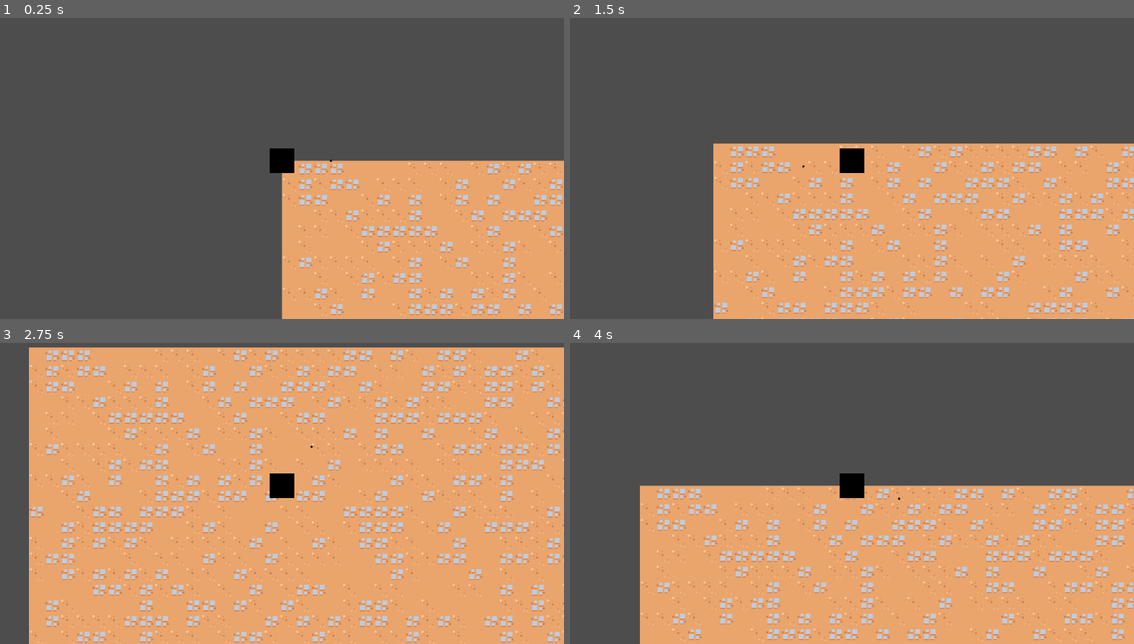
Above: before the commit, frames 1-4 (two rows, left to right).
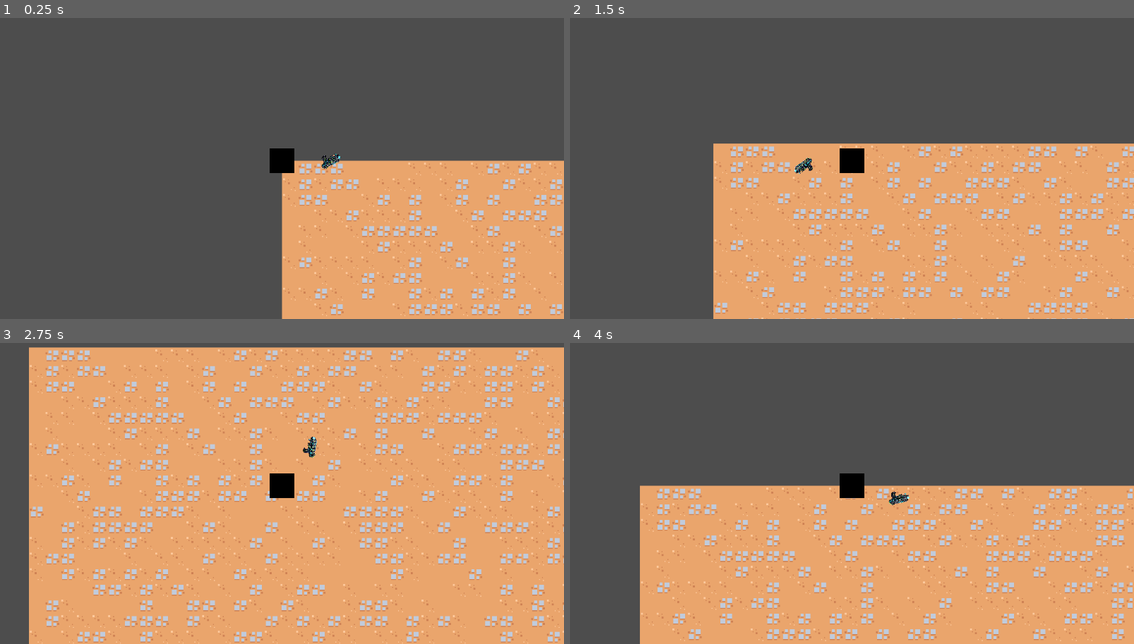
Above: after the commit, the same moments.

Repository: AineeJames/ToBeNamed
Game: Godot game, scene res://scenes/main_game/main_game.tscn
The game is run twice, just before and just after one commit, with the same random seed, the same clock (stepped at 60 frames per second) and the same inputs.
Inputs (mouse positions are in pixels of both pictures, inside the frame that each line leads up to):
- Up to frame 1 (0.25 s): no input
- Up to frame 2 (1.5 s): tap Enter at 0.5 s; move the mouse to (976, 144) at 0.52 s; hold D (move_right) 0.53-1.28 s; click (976, 144) at 0.67 s; move the mouse to (739, 177) at 1.27 s; hold S (move_down) from 1.28 s (still down)
- Up to frame 3 (2.75 s): move the mouse to (338, 415) at 2.02 s; release S (move_down) at 2.03 s; hold D (move_right) from 2.03 s (still down)
- Up to frame 4 (4 s): move the mouse to (823, 547) at 2.77 s; release D (move_right) at 2.78 s; hold W (move_up) 2.78-3.53 s; click (823, 547) at 2.92 s; move the mouse to (1021, 532) at 3.52 s; hold A (move_left) from 3.53 s (still down)

The runs differ from the first frame. In frame 1, 0.1% of the frame differs, in the area x 56-61%, y 45-51%; in frame 2, 0.1%, in the area x 39-44%, y 46-52%; in frame 3, 0.1%; in frame 4, 0.1%.

Commit message:
added first enemy that is spawned out of view

Diff:
--- /dev/null
+++ b/scenes/enemy/enemy.gd
@@ -0,0 +1,4 @@
+extends CharacterBody2D
+
+func _physics_process(delta):
+	pass
--- /dev/null
+++ b/scenes/enemy/enemy.tscn
@@ -0,0 +1,18 @@
+[gd_scene load_steps=4 format=3 uid="uid://bcleq7b1cwms"]
+
+[ext_resource type="Script" path="res://scenes/enemy/enemy.gd" id="1_0ehme"]
+[ext_resource type="Texture2D" uid="uid://d2ax0bpbwghbu" path="res://scenes/enemy/enemy1.png" id="2_uks33"]
+
+[sub_resource type="CircleShape2D" id="CircleShape2D_ajq2a"]
+
+[node name="Enemy" type="CharacterBody2D"]
+script = ExtResource("1_0ehme")
+
+[node name="Sprite2D" type="Sprite2D" parent="."]
+scale = Vector2(0.06, 0.06)
+texture = ExtResource("2_uks33")
+
+[node name="CollisionShape2D" type="CollisionShape2D" parent="."]
+shape = SubResource("CircleShape2D_ajq2a")
+
+[node name="NavigationAgent2D" type="NavigationAgent2D" parent="."]
--- a/scenes/guns/bullet.tscn
+++ b/scenes/guns/bullet.tscn
@@ -1,7 +1,7 @@
 [gd_scene load_steps=4 format=3 uid="uid://dnihf6ib5ynbn"]
 
 [ext_resource type="Script" path="res://scenes/guns/bullet.gd" id="1_ukdhy"]
-[ext_resource type="Texture2D" uid="uid://jrw2x4iog6o6" path="res://scenes/character/assets/images/basic_char.png" id="2_bfdnj"]
+[ext_resource type="Texture2D" uid="uid://df8rswamsp1da" path="res://scenes/guns/gun1/images/bullet1.png" id="2_l5x2u"]
 
 [sub_resource type="CircleShape2D" id="CircleShape2D_bxwco"]
 radius = 4.0
@@ -11,7 +11,7 @@
 
 [node name="BulletSprite" type="Sprite2D" parent="."]
 scale = Vector2(0.01, 0.01)
-texture = ExtResource("2_bfdnj")
+texture = ExtResource("2_l5x2u")
 
 [node name="BulletCollision" type="CollisionShape2D" parent="."]
 shape = SubResource("CircleShape2D_bxwco")
--- a/scenes/guns/gun.tscn
+++ b/scenes/guns/gun.tscn
@@ -1,11 +1,11 @@
 [gd_scene load_steps=3 format=3 uid="uid://ytl4lssm2ft7"]
 
 [ext_resource type="Script" path="res://scenes/guns/Gun.gd" id="1_nbacj"]
-[ext_resource type="Texture2D" uid="uid://jrw2x4iog6o6" path="res://scenes/character/assets/images/basic_char.png" id="2_2not5"]
+[ext_resource type="Texture2D" uid="uid://bc24t0f3k1dg6" path="res://scenes/character/assets/images/gun.png" id="2_6hwkd"]
 
 [node name="Node2D" type="Node2D"]
 script = ExtResource("1_nbacj")
 
 [node name="Gun" type="Sprite2D" parent="."]
 scale = Vector2(0.02, 0.02)
-texture = ExtResource("2_2not5")
+texture = ExtResource("2_6hwkd")
--- /dev/null
+++ b/scenes/main_game/main_game.gd
@@ -0,0 +1,46 @@
+extends Node2D
+
+@onready var player = $Player
+var enemy_scene = load("res://scenes/enemy/enemy.tscn")
+# Called when the node enters the scene tree for the first time.
+func _ready():
+	pass # Replace with function body.
+
+func spawn_enemy():
+	print("Spawning enemy")
+	var spawn_position = pick_spawn_location()
+	var enemy = enemy_scene.instantiate()
+	enemy.position = spawn_position
+	add_child(enemy)
+	#enemy.move_towards_player(player.position) # You'll implement this in your enemy script
+
+
+func pick_spawn_location() -> Vector2:
+	# This is a simple example. You might want to customize it.
+	# For 2D, picks a random position off-screen, but you could use player's view for 3D.
+	var viewport_rect = get_viewport_rect()
+	var player_pos = player.global_position
+	var spawn_margin = 100 # Pixels outside the viewport to spawn the enemy
+	var spawn_position = Vector2()
+
+	# Pick a side to spawn from (top, bottom, left, right)
+	var side = randi() % 4
+	match side:
+		0: # Top
+			spawn_position.x = randi_range(viewport_rect.position.x, viewport_rect.end.x)
+			spawn_position.y = player_pos.y - viewport_rect.size.y / 2 - spawn_margin
+		1: # Bottom
+			spawn_position.x = randi_range(viewport_rect.position.x, viewport_rect.end.x)
+			spawn_position.y = player_pos.y + viewport_rect.size.y / 2 + spawn_margin
+		2: # Left
+			spawn_position.x = player_pos.x - viewport_rect.size.x / 2 - spawn_margin
+			spawn_position.y = randi_range(viewport_rect.position.y, viewport_rect.end.y)
+		3: # Right
+			spawn_position.x = player_pos.x + viewport_rect.size.x / 2 + spawn_margin
+			spawn_position.y = randi_range(viewport_rect.position.y, viewport_rect.end.y)
+
+	return spawn_position
+
+
+func _on_enemy_timer_timeout():
+	spawn_enemy()
--- a/scenes/main_game/main_game.tscn
+++ b/scenes/main_game/main_game.tscn
@@ -1,10 +1,26 @@
-[gd_scene load_steps=3 format=3 uid="uid://c1mlg4bjr8sat"]
+[gd_scene load_steps=5 format=3 uid="uid://c1mlg4bjr8sat"]
 
+[ext_resource type="Script" path="res://scenes/main_game/main_game.gd" id="1_0yqis"]
 [ext_resource type="PackedScene" uid="uid://djbg4wm6jn0br" path="res://scenes/map/first_map/first_map.tscn" id="1_jpbu3"]
 [ext_resource type="PackedScene" uid="uid://bdv3cai5ckpty" path="res://scenes/character/mainchar.tscn" id="2_qrdxn"]
 
+[sub_resource type="NavigationPolygon" id="NavigationPolygon_cf176"]
+vertices = PackedVector2Array(1201, -34, 1240, 748, 365, 754, 804, -32, -85, -43, -83, 773)
+polygons = Array[PackedInt32Array]([PackedInt32Array(0, 1, 2, 3), PackedInt32Array(4, 3, 2, 5)])
+outlines = Array[PackedVector2Array]([PackedVector2Array(-96, -54, 804, -42, 1211, -45, 1251, 758, 365, 764, -93, 784)])
+source_geometry_group_name = &"navigation_polygon_source_group"
+
 [node name="MainGame" type="Node2D"]
+script = ExtResource("1_0yqis")
 
 [node name="FirstMap" parent="." instance=ExtResource("1_jpbu3")]
 
-[node name="CharacterBody2D" parent="." instance=ExtResource("2_qrdxn")]
+[node name="Player" parent="." instance=ExtResource("2_qrdxn")]
+
+[node name="EnemyTimer" type="Timer" parent="."]
+autostart = true
+
+[node name="NavigationRegion2D" type="NavigationRegion2D" parent="."]
+navigation_polygon = SubResource("NavigationPolygon_cf176")
+
+[connection signal="timeout" from="EnemyTimer" to="." method="_on_enemy_timer_timeout"]
Binary file added: scenes/enemy/enemy1.png
Not shown, added: scenes/enemy/enemy1.png.import
